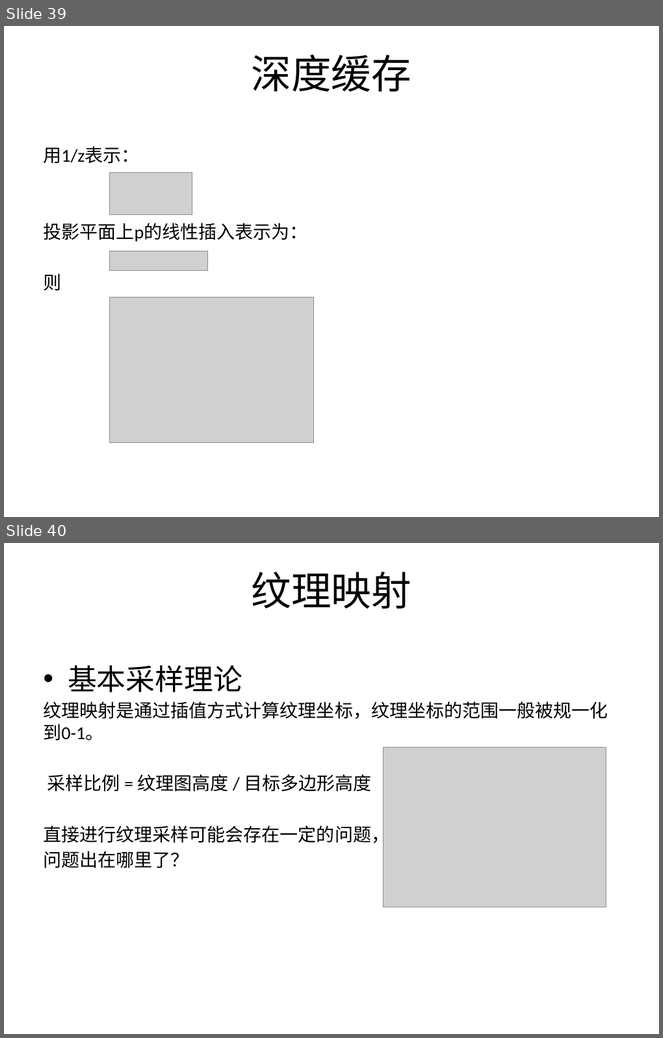
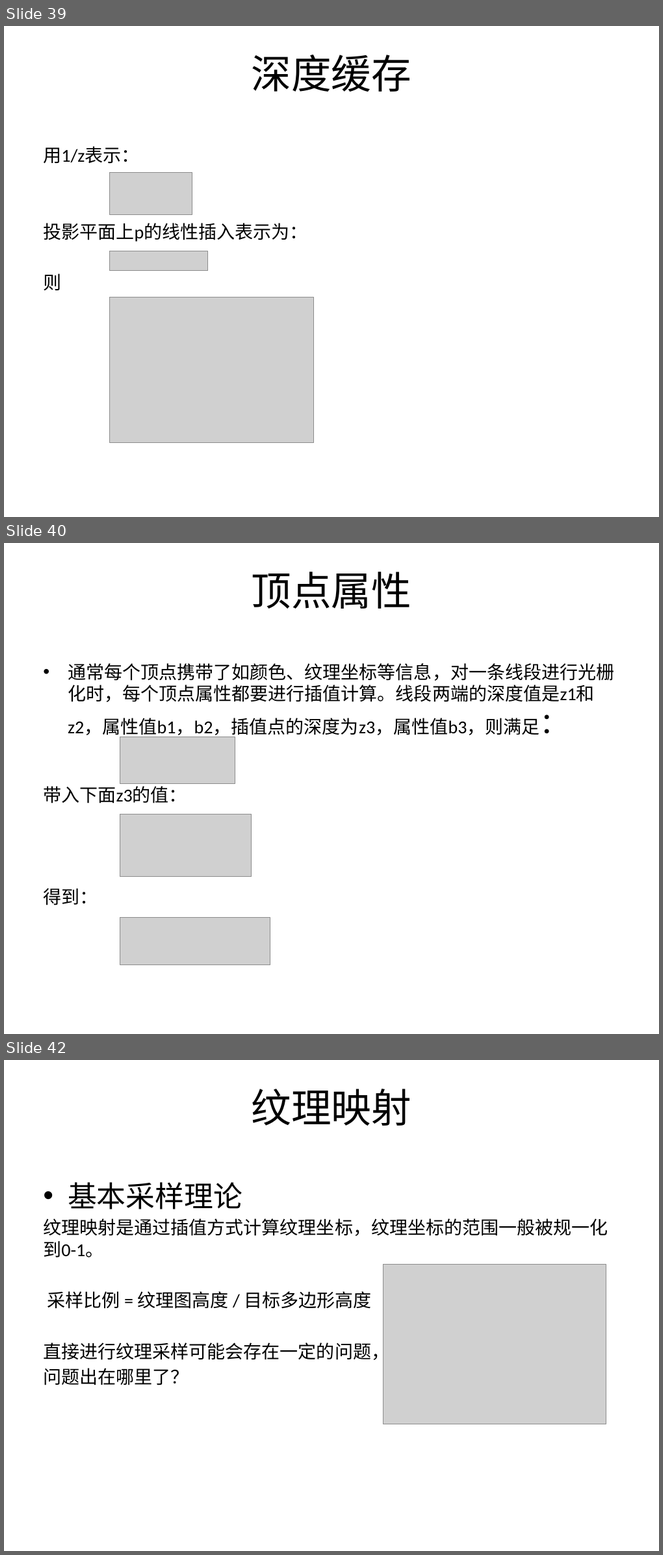
Before and after one commit to SeventhMage/MagicX, a slide deck: SoftEngine/doc/SoftwareRender.pptx. Shown one above the other, each under a label of ours: slides 39 and 40 before the commit, slides 39, 40 and 42 after it; the slides between them are not shown. The pictures are 663x1038 and 663x1555 pixels, drawn with LibreOffice and Linux fonts; fonts in the diff are those of the drawing; grey boxes stand for pictures; background and template pictures are left out. Boxes give left, top, right and bottom in pixels: in the first picture for what was removed or moved away, otherwise in the second. Text is boxed around its words. In the diff, an @@ line names an element or a change of style, - is before the commit and + after.

```diff
--- a/SoftEngine/doc/SoftwareRender.pptx
+++ b/SoftEngine/doc/SoftwareRender.pptx
@@ slide 40 added at (4, 543, 659, 1034), background picture (left out) @@
@@ title added at (252, 572, 412, 609), 44 pt, text #000000 @@
+顶点属性
@@ text added at (43, 663, 614, 906), 20 pt, text #000000 @@
+• 通常每个顶点携带了如颜色、纹理坐标等信息，对一条线段进行光栅化时，每个顶点属性都要进行插值计算。线段两端的深度值是z1和z2，属性值b1，b2，插值点的深度为z3，属性值b3，则满足：
+带入下面z3的值：
+得到：
@@ picture added at (120, 737, 235, 783) @@
@@ picture added at (120, 814, 251, 876) @@
@@ picture added at (120, 918, 270, 965) @@
@@ what was slide 40 is now slide 42 @@
```
Also in this commit, not shown: 5 slides changed, 1 other slide added.
